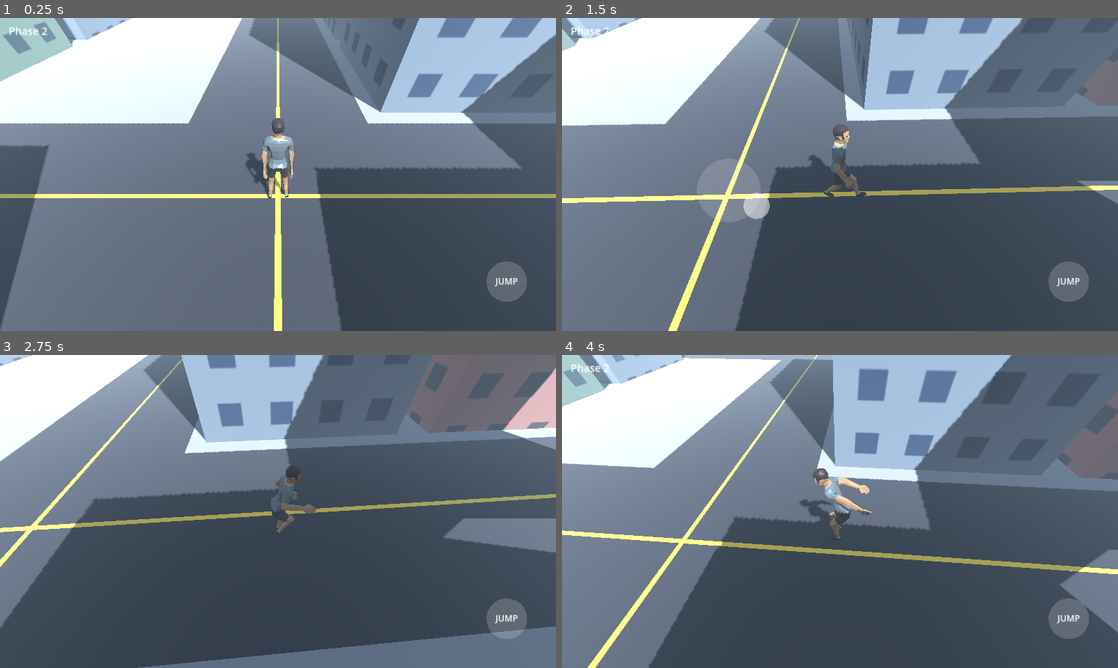
Above: before the commit, frames 1-4 (two rows, left to right).
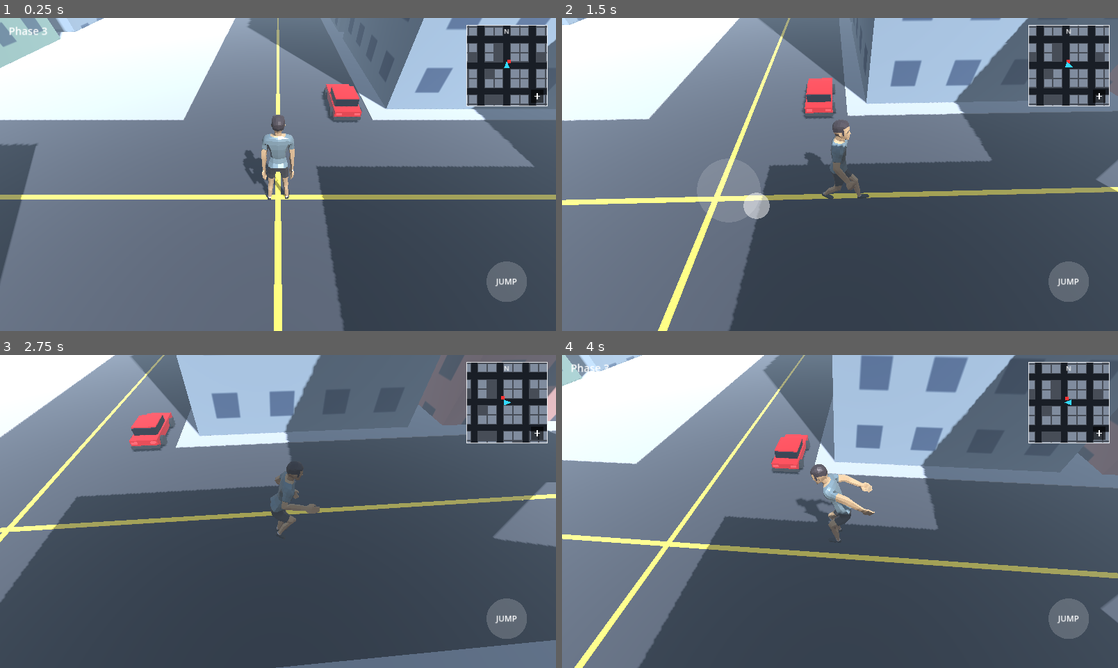
Above: after the commit, the same moments.

Repository: eab71334-web/Bulletstorm
Game: Godot game, scene res://game/main.tscn
Same seed, same stepped clock (60 frames per second), same inputs: the game is played once before the commit and once after it.
Inputs (mouse positions are in pixels of both pictures, inside the frame that each line leads up to):
- Up to frame 1 (0.25 s): no input
- Up to frame 2 (1.5 s): tap Enter (ui_accept) at 0.5, 0.77 s; move the mouse to (962, 158) at 0.52 s; hold Right (ui_right) 0.53-1.25 s; click (962, 158) at 0.67 s; drag from (728, 190) to (812, 237) at 1.27 s
- Up to frame 3 (2.75 s): move the mouse to (333, 442) at 2.02 s; hold Right (ui_right) from 2.03 s (still down); click (333, 442) at 2.17 s
- Up to frame 4 (4 s): release Right (ui_right) at 2.75 s; drag from (812, 574) to (673, 464) at 2.77 s; move the mouse to (1006, 558) at 3.52 s; hold Left (ui_left) from 3.53 s (still down); click (1006, 558) at 3.67 s; tap Enter (ui_accept) at 3.77 s

The runs differ from the first frame. In frame 1, 12% of the frame differs, in the area x 0-100%, y 0-100%; in frame 2, 15%; in frame 3, 18%; in frame 4, 19%.

Commit message:
Update main.gd

Diff:
--- a/game/main.gd
+++ b/game/main.gd
@@ -2,16 +2,31 @@
 
 const GLB_PATH := "res://game/character.glb"
 const GLB_YAW := PI
+const CAR_GLB_PATH := "res://game/car.glb"
+const CAR_GLB_YAW := 0.0
+const CAR_LENGTH := 4.4
+
 const MAX_SPEED := 8.5
 const JUMP_V := 9.0
 const GRAVITY := 25.0
 const RADIUS := 110.0
 const BLOCK := 54.0
 
+const CAR_MAX := 45.0
+const CAR_ACCEL := 16.0
+const CAR_BRAKE := 32.0
+const WHEELBASE := 3.4
+const GAUGE_MAX := 220.0
+const MAP_HALF := 180.0
+
 var player: CharacterBody3D
+var player_col: CollisionShape3D
 var model: Node3D
 var cam: Camera3D
 var ui: Control
+var mini: Control
+var big: Control
+
 var cam_yaw := 0.0
 var cam_pitch := 0.85
 var stick_id := -1
@@ -38,18 +53,77 @@
 var a_jump := ""
 var a_cur := ""
 
+var car: CharacterBody3D
+var car_visual: Node3D
+var car_wheels: Array[Node3D] = []
+var car_speed := 0.0
+var car_steer := 0.0
+var car_accel_s := 0.0
+var in_car := false
+var near_car := false
+
+var map_open := false
+var bld_rects: Array[Rect2] = []
+var block_rects: Array[Rect2] = []
+var dest_set := false
+var dest := Vector2.ZERO
+var route: Array[Vector2] = []
+var route_timer := 0.0
+var astar := AStar2D.new()
+var dest_marker: MeshInstance3D
+var arrived_t := 0.0
+
 
 func _ready() -> void:
 	_build_world()
 	_build_city()
 	_build_player()
+	_build_car()
 	_build_ui()
-
+	_build_marker()
+
+
+# ---------------------------------------------------------------- helpers
 
 func _mat(c: Color) -> StandardMaterial3D:
 	var m := StandardMaterial3D.new()
 	m.albedo_color = c
 	return m
+
+
+func _vp() -> Vector2:
+	return get_viewport().get_visible_rect().size
+
+
+func _jump_center() -> Vector2:
+	return _vp() - Vector2(170, 170)
+
+
+func _act_center() -> Vector2:
+	return _vp() - Vector2(350, 130)
+
+
+func _mini_rect() -> Rect2:
+	var s := _vp()
+	return Rect2(s.x - 310.0, 24.0, 280.0, 280.0)
+
+
+func _big_rect() -> Rect2:
+	var s := _vp()
+	var d := s.y - 48.0
+	return Rect2((s.x - d) / 2.0, 24.0, d, d)
+
+
+func _close_rect() -> Rect2:
+	return Rect2(_vp().x - 280.0, 30.0, 240.0, 90.0)
+
+
+func _clear_rect() -> Rect2:
+	return Rect2(_vp().x - 280.0, 140.0, 240.0, 90.0)
+
+
+func _txt(c: Control, t: String, p: Vector2, size: int, col: Color = Color.WHITE) -> void:
+	c.draw_string(ThemeDB.fallback_font, p + Vector2(-150.0, size * 0.35), t, HORIZONTAL_ALIGNMENT_CENTER, 300, size, col)
 
 
 func _box(pos: Vector3, size: Vector3, mat: Material, solid: bool) -> void:
@@ -74,6 +148,49 @@
 		add_child(mi)
 
 
+func _part(parent: Node3D, mesh: Mesh, pos: Vector3, mat: Material) -> MeshInstance3D:
+	var mi := MeshInstance3D.new()
+	mi.mesh = mesh
+	mi.position = pos
+	mi.material_override = mat
+	parent.add_child(mi)
+	return mi
+
+
+func _boxm(size: Vector3) -> BoxMesh:
+	var b := BoxMesh.new()
+	b.size = size
+	return b
+
+
+func _spherem(r: float) -> SphereMesh:
+	var s := SphereMesh.new()
+	s.radius = r
+	s.height = r * 2.0
+	return s
+
+
+func _limb(parent: Node3D, pivot_pos: Vector3, r: float, h: float, mat: Material) -> Node3D:
+	var pivot := Node3D.new()
+	pivot.position = pivot_pos
+	parent.add_child(pivot)
+	var cm := CapsuleMesh.new()
+	cm.radius = r
+	cm.height = h
+	_part(pivot, cm, Vector3(0, -h / 2.0, 0), mat)
+	return pivot
+
+
+func _nid(ix: int, iz: int) -> int:
+	return (ix + 3) * 7 + (iz + 3)
+
+
+func _node_for(p: Vector2) -> int:
+	return _nid(clampi(roundi(p.x / BLOCK), -3, 3), clampi(roundi(p.y / BLOCK), -3, 3))
+
+
+# ---------------------------------------------------------------- world
+
 func _build_world() -> void:
 	var env := WorldEnvironment.new()
 	var e := Environment.new()
@@ -94,7 +211,7 @@
 	sun.rotation_degrees = Vector3(-50, 30, 0)
 	sun.shadow_enabled = true
 	sun.light_energy = 0.75
-	sun.directional_shadow_max_distance = 120.0
+	sun.directional_shadow_max_distance = 140.0
 	add_child(sun)
 
 	var ground := StaticBody3D.new()
@@ -141,6 +258,7 @@
 		for j in range(-3, 3):
 			var c := Vector3(i * BLOCK + BLOCK / 2.0, 0, j * BLOCK + BLOCK / 2.0)
 			_box(c + Vector3(0, 0.03, 0), Vector3(40, 0.06, 40), walk_mat, false)
+			block_rects.append(Rect2(c.x - 20.0, c.z - 20.0, 40.0, 40.0))
 			for sx in [-10.0, 10.0]:
 				for sz in [-10.0, 10.0]:
 					if rng.randf() < 0.12:
@@ -150,55 +268,52 @@
 						h = rng.randf_range(5.0, 10.0)
 					var bm: StandardMaterial3D = mats[rng.randi() % mats.size()]
 					_box(c + Vector3(sx, h / 2.0, sz), Vector3(17, h, 17), bm, true)
+					bld_rects.append(Rect2(c.x + sx - 8.5, c.z + sz - 8.5, 17.0, 17.0))
 
 	var line_mat := _mat(Color(0.95, 0.8, 0.2))
 	for k in range(-3, 4):
 		_box(Vector3(k * BLOCK, 0.02, 0), Vector3(0.3, 0.02, 340), line_mat, false)
 		_box(Vector3(0, 0.02, k * BLOCK), Vector3(340, 0.02, 0.3), line_mat, false)
 
-
-func _part(parent: Node3D, mesh: Mesh, pos: Vector3, mat: Material) -> MeshInstance3D:
-	var mi := MeshInstance3D.new()
-	mi.mesh = mesh
-	mi.position = pos
-	mi.material_override = mat
-	parent.add_child(mi)
-	return mi
-
-
-func _boxm(size: Vector3) -> BoxMesh:
-	var b := BoxMesh.new()
-	b.size = size
-	return b
-
-
-func _spherem(r: float) -> SphereMesh:
-	var s := SphereMesh.new()
-	s.radius = r
-	s.height = r * 2.0
-	return s
-
-
-func _limb(parent: Node3D, pivot_pos: Vector3, r: float, h: float, mat: Material) -> Node3D:
-	var pivot := Node3D.new()
-	pivot.position = pivot_pos
-	parent.add_child(pivot)
-	var cm := CapsuleMesh.new()
-	cm.radius = r
-	cm.height = h
-	_part(pivot, cm, Vector3(0, -h / 2.0, 0), mat)
-	return pivot
-
+	for ix in range(-3, 4):
+		for iz in range(-3, 4):
+			astar.add_point(_nid(ix, iz), Vector2(ix * BLOCK, iz * BLOCK))
+	for ix in range(-3, 4):
+		for iz in range(-3, 4):
+			if ix < 3:
+				astar.connect_points(_nid(ix, iz), _nid(ix + 1, iz))
+			if iz < 3:
+				astar.connect_points(_nid(ix, iz), _nid(ix, iz + 1))
+
+
+func _build_marker() -> void:
+	dest_marker = MeshInstance3D.new()
+	var cm := CylinderMesh.new()
+	cm.top_radius = 1.2
+	cm.bottom_radius = 1.2
+	cm.height = 120.0
+	dest_marker.mesh = cm
+	var m := StandardMaterial3D.new()
+	m.shading_mode = BaseMaterial3D.SHADING_MODE_UNSHADED
+	m.transparency = BaseMaterial3D.TRANSPARENCY_ALPHA
+	m.albedo_color = Color(1.0, 0.6, 0.1, 0.35)
+	dest_marker.material_override = m
+	dest_marker.cast_shadow = GeometryInstance3D.SHADOW_CASTING_SETTING_OFF
+	dest_marker.visible = false
+	add_child(dest_marker)
+
+
+# ---------------------------------------------------------------- player
 
 func _build_player() -> void:
 	player = CharacterBody3D.new()
-	var col := CollisionShape3D.new()
+	player_col = CollisionShape3D.new()
 	var cap := CapsuleShape3D.new()
 	cap.radius = 0.35
 	cap.height = 1.8
-	col.shape = cap
-	col.position.y = 0.9
-	player.add_child(col)
+	player_col.shape = cap
+	player_col.position.y = 0.9
+	player.add_child(player_col)
 	model = Node3D.new()
 	player.add_child(model)
 	player.position = Vector3(0, 0.1, 0)
@@ -272,6 +387,118 @@
 	return ""
 
 
+# ---------------------------------------------------------------- car
+
+func _build_car() -> void:
+	car = CharacterBody3D.new()
+	var col := CollisionShape3D.new()
+	var bx := BoxShape3D.new()
+	bx.size = Vector3(2.0, 1.3, CAR_LENGTH - 0.4)
+	col.shape = bx
+	col.position.y = 0.75
+	car.add_child(col)
+	car_visual = Node3D.new()
+	car.add_child(car_visual)
+
+	if ResourceLoader.exists(CAR_GLB_PATH):
+		_build_car_glb()
+	else:
+		_build_car_procedural()
+
+	car.position = Vector3(5, 0.1, -9)
+	add_child(car)
+
+
+func _build_car_procedural() -> void:
+	var paint := _mat(Color(0.8, 0.08, 0.08))
+	paint.metallic = 0.6
+	paint.roughness = 0.35
+	var glass := _mat(Color(0.08, 0.1, 0.14))
+	glass.metallic = 0.8
+	glass.roughness = 0.1
+	var dark := _mat(Color(0.05, 0.05, 0.05))
+	var hl := _mat(Color(1, 1, 0.85))
+	hl.emission_enabled = true
+	hl.emission = Color(1, 0.95, 0.7)
+	hl.emission_energy_multiplier = 2.0
+	var tl := _mat(Color(1, 0.1, 0.1))
+	tl.emission_enabled = true
+	tl.emission = Color(1, 0.05, 0.05)
+	tl.emission_energy_multiplier = 1.5
+
+	_part(car_visual, _boxm(Vector3(1.9, 0.55, 4.3)), Vector3(0, 0.62, 0), paint)
+	_part(car_visual, _boxm(Vector3(1.65, 0.5, 2.1)), Vector3(0, 1.14, 0.35), glass)
+	_part(car_visual, _boxm(Vector3(1.7, 0.06, 1.9)), Vector3(0, 1.42, 0.35), paint)
+	_part(car_visual, _boxm(Vector3(1.95, 0.2, 0.2)), Vector3(0, 0.4, -2.15), dark)
+	_part(car_visual, _boxm(Vector3(1.95, 0.2, 0.2)), Vector3(0, 0.4, 2.15), dark)
+	for sx in [-0.65, 0.65]:
+		_part(car_visual, _boxm(Vector3(0.4, 0.15, 0.08)), Vector3(sx, 0.72, -2.16), hl)
+		_part(car_visual, _boxm(Vector3(0.4, 0.15, 0.08)), Vector3(sx, 0.72, 2.16), tl)
+
+	var wpos := [
+		Vector3(-1.0, 0.38, -1.35), Vector3(1.0, 0.38, -1.35),
+		Vector3(-1.0, 0.38, 1.35), Vector3(1.0, 0.38, 1.35)
+	]
+	for wp in wpos:
+		var pivot := Node3D.new()
+		pivot.position = wp
+		car_visual.add_child(pivot)
+		var cyl := CylinderMesh.new()
+		cyl.top_radius = 0.38
+		cyl.bottom_radius = 0.38
+		cyl.height = 0.3
+		var mi := MeshInstance3D.new()
+		mi.mesh = cyl
+		mi.material_override = dark
+		mi.rotation_degrees = Vector3(0, 0, 90)
+		pivot.add_child(mi)
+		car_wheels.append(pivot)
+
+
+func _collect_aabb(n: Node, xf: Transform3D, acc: Array) -> void:
+	var t := xf
+	if n is Node3D:
+		t = xf * (n as Node3D).transform
+	if n is MeshInstance3D:
+		var mi := n as MeshInstance3D
+		if mi.mesh != null:
+			var a: AABB = t * mi.mesh.get_aabb()
+			if acc.is_empty():
+				acc.append(a)
+			else:
+				acc[0] = (acc[0] as AABB).merge(a)
+	for c in n.get_children():
+		_collect_aabb(c, t, acc)
+
+
+func _build_car_glb() -> void:
+	var scn: PackedScene = load(CAR_GLB_PATH)
+	var inst := scn.instantiate() as Node3D
+	var acc: Array = []
+	_collect_aabb(inst, Transform3D.IDENTITY, acc)
+	var holder := Node3D.new()
+	car_visual.add_child(holder)
+	holder.add_child(inst)
+	if acc.is_empty():
+		return
+	var bb: AABB = acc[0]
+	var base_yaw := 0.0
+	var length := bb.size.z
+	if bb.size.x > bb.size.z:
+		base_yaw = PI * 0.5
+		length = bb.size.x
+	var s := CAR_LENGTH / maxf(length, 0.001)
+	inst.position = Vector3(
+		-(bb.position.x + bb.size.x * 0.5),
+		-bb.position.y,
+		-(bb.position.z + bb.size.z * 0.5)
+	)
+	holder.scale = Vector3.ONE * s
+	holder.rotation.y = base_yaw + CAR_GLB_YAW
+
+
+# ---------------------------------------------------------------- UI
+
 func _build_ui() -> void:
 	var layer := CanvasLayer.new()
 	ui = Control.new()
@@ -281,39 +508,289 @@
 	layer.add_child(ui)
 
 	var lbl := Label.new()
-	lbl.text = "Phase 2"
+	lbl.text = "Phase 3"
 	lbl.position = Vector2(30, 20)
 	lbl.add_theme_font_size_override("font_size", 36)
 	layer.add_child(lbl)
+
+	mini = Control.new()
+	mini.mouse_filter = Control.MOUSE_FILTER_IGNORE
+	mini.clip_contents = true
+	mini.draw.connect(_draw_mini)
+	layer.add_child(mini)
+
+	big = Control.new()
+	big.set_anchors_preset(Control.PRESET_FULL_RECT)
+	big.mouse_filter = Control.MOUSE_FILTER_IGNORE
+	big.draw.connect(_draw_big)
+	big.visible = false
+	layer.add_child(big)
+
 	add_child(layer)
 
 
-func _jump_center() -> Vector2:
-	return get_viewport().get_visible_rect().size - Vector2(170, 170)
+func _process(_delta: float) -> void:
+	var r := _mini_rect()
+	mini.position = r.position
+	mini.size = r.size
+	mini.queue_redraw()
+	ui.queue_redraw()
+	if map_open:
+		big.queue_redraw()
+	if arrived_t > 0.0:
+		arrived_t -= _delta
 
 
 func _draw_ui() -> void:
-	if stick_id != -1:
+	if stick_id != -1 and not map_open:
 		ui.draw_circle(stick_origin, RADIUS, Color(1, 1, 1, 0.15))
 		ui.draw_circle(stick_origin + stick_vec * RADIUS, 45.0, Color(1, 1, 1, 0.5))
+
 	var jc := _jump_center()
 	var a := 0.4 if jump_id != -1 else 0.18
 	ui.draw_circle(jc, 70.0, Color(1, 1, 1, a))
-	ui.draw_string(ThemeDB.fallback_font, jc + Vector2(-60, 10), "JUMP", HORIZONTAL_ALIGNMENT_CENTER, 120, 30)
+	_txt(ui, "BRAKE" if in_car else "JUMP", jc, 28)
+
+	if in_car or near_car:
+		var ac := _act_center()
+		ui.draw_circle(ac, 70.0, Color(0.2, 0.7, 1.0, 0.4))
+		_txt(ui, "EXIT" if in_car else "ENTER", ac, 28)
+
+	if in_car:
+		_draw_gauge()
+
+	var mr := _mini_rect()
+	if dest_set:
+		_txt(ui, "%d m" % int(_route_len()), Vector2(mr.position.x + mr.size.x * 0.5, mr.end.y + 28.0), 30, Color(1, 0.8, 0.2))
+	if arrived_t > 0.0:
+		_txt(ui, "ARRIVED", Vector2(_vp().x * 0.5, 120.0), 60, Color(0.4, 1, 0.5))
+
+
+func _draw_gauge() -> void:
+	var s := _vp()
+	var c := Vector2(s.x * 0.5, s.y - 160.0)
+	var r := 130.0
+	var kmh := absf(car_speed) * 3.6
+	var ratio := clampf(kmh / GAUGE_MAX, 0.0, 1.0)
+	var a0 := deg_to_rad(135.0)
+	var sweep := deg_to_rad(270.0)
+
+	ui.draw_circle(c, r + 16.0, Color(0.03, 0.04, 0.06, 0.75))
+	ui.draw_arc(c, r, a0, a0 + sweep, 64, Color(1, 1, 1, 0.18), 10.0, true)
+	ui.draw_arc(c, r, a0 + sweep * 0.82, a0 + sweep, 24, Color(0.9, 0.15, 0.15, 0.55), 10.0, true)
+	var col := Color(0.2, 0.85, 1.0).lerp(Color(1.0, 0.25, 0.2), clampf((ratio - 0.55) / 0.45, 0.0, 1.0))
+	if ratio > 0.005:
+		ui.draw_arc(c, r, a0, a0 + sweep * ratio, 64, col, 10.0, true)
+
+	for i in range(0, 12):
+		var f := float(i) / 11.0
+		var ang := a0 + sweep * f
+		var dir := Vector2(cos(ang), sin(ang))
+		ui.draw_line(c + dir * (r - 28.0), c + dir * (r - 8.0), Color(1, 1, 1, 0.9), 3.0, true)
+		if i % 2 == 0:
+			_txt(ui, str(i * 20), c + dir * (r - 50.0), 20, Color(1, 1, 1, 0.85))
+		if i < 11:
+			var ang2 := a0 + sweep * ((float(i) + 0.5) / 11.0)
+			var d2 := Vector2(cos(ang2), sin(ang2))
+			ui.draw_line(c + d2 * (r - 18.0), c + d2 * (r - 8.0), Color(1, 1, 1, 0.5), 2.0, true)
+
+	var na := a0 + sweep * ratio
+	var nd := Vector2(cos(na), sin(na))
+	ui.draw_line(c - nd * 14.0, c + nd * (r - 20.0), Color(1, 0.3, 0.2), 5.0, true)
+	ui.draw_circle(c, 14.0, Color(0.15, 0.15, 0.18))
+	ui.draw_circle(c, 7.0, Color(1, 0.3, 0.2))
+
+	var g := "N"
+	var gc := Color(1, 1, 1, 0.6)
+	if car_speed > 0.8:
+		g = "D"
+		gc = Color(0.3, 1, 0.5)
+	elif car_speed < -0.8:
+		g = "R"
+		gc = Color(1, 0.6, 0.2)
+	_txt(ui, g, c + Vector2(0, -48), 36, gc)
+	_txt(ui, str(int(kmh)), c + Vector2(0, 56), 58)
+	_txt(ui, "KM/H", c + Vector2(0, 96), 20, Color(1, 1, 1, 0.6))
+
+
+func _draw_map_content(c: Control, origin: Vector2, w_off: Vector2, sc: float, k: float, bounds: Rect2) -> void:
+	for r in block_rects:
+		c.draw_rect(Rect2(origin + (r.position + w_off) * sc, r.size * sc), Color(0.28, 0.3, 0.34))
+	for r in bld_rects:
+		c.draw_rect(Rect2(origin + (r.position + w_off) * sc, r.size * sc), Color(0.5, 0.55, 0.62))
+
+	if route.size() >= 2:
+		var pts := PackedVector2Array()
+		for v in route:
+			pts.append(origin + (v + w_off) * sc)
+		c.draw_polyline(pts, Color(1.0, 0.78, 0.15), 4.0 * k, true)
+
+	if dest_set:
+		var dp := origin + (dest + w_off) * sc
+		dp = Vector2(
+			clampf(dp.x, bounds.position.x + 12.0, bounds.end.x - 12.0),
+			clampf(dp.y, bounds.position.y + 12.0, bounds.end.y - 12.0)
+		)
+		c.draw_circle(dp, 10.0 * k, Color(1, 0.3, 0.2))
+		c.draw_circle(dp, 4.0 * k, Color.WHITE)
+
+	if not in_car:
+		var cp := origin + (Vector2(car.position.x, car.position.z) + w_off) * sc
+		c.draw_rect(Rect2(cp - Vector2(6, 6) * k, Vector2(12, 12) * k), Color(1, 0.2, 0.2))
+
+	var p3 := car.position if in_car else player.position
+	var pp := origin + (Vector2(p3.x, p3.z) + w_off) * sc
+	var yaw := car.rotation.y if in_car else model.rotation.y
+	var d := Vector2(-sin(yaw), -cos(yaw))
+	var perp := Vector2(-d.y, d.x)
+	var tri := PackedVector2Array([
+		pp + d * 16.0 * k,
+		pp - d * 10.0 * k + perp * 10.0 * k,
+		pp - d * 10.0 * k - perp * 10.0 * k
+	])
+	c.draw_colored_polygon(tri, Color(0.2, 0.85, 1.0))
+
+
+func _draw_mini() -> void:
+	var sz := mini.size
+	var ctr := sz * 0.5
+	var p3 := car.position if in_car else player.position
+	var ppos := Vector2(p3.x, p3.z)
+	var sc := sz.x / 170.0
+	mini.draw_rect(Rect2(Vector2.ZERO, sz), Color(0.1, 0.12, 0.15))
+	_draw_map_content(mini, ctr, -ppos, sc, 1.0, Rect2(Vector2.ZERO, sz))
+	mini.draw_rect(Rect2(Vector2.ZERO, sz), Color(1, 1, 1, 0.85), false, 4.0)
+	_txt(mini, "N", Vector2(sz.x * 0.5, 22.0), 24)
+	var ic := Vector2(sz.x - 34.0, sz.y - 34.0)
+	mini.draw_rect(Rect2(ic - Vector2(22, 22), Vector2(44, 44)), Color(0, 0, 0, 0.6))
+	mini.draw_line(ic + Vector2(-10, 0), ic + Vector2(10, 0), Color.WHITE, 4.0)
+	mini.draw_line(ic + Vector2(0, -10), ic + Vector2(0, 10), Color.WHITE, 4.0)
+
+
+func _draw_big() -> void:
+	var s := _vp()
+	var br := _big_rect()
+	var sc := br.size.x / (MAP_HALF * 2.0)
+	big.draw_rect(Rect2(Vector2.ZERO, s), Color(0, 0, 0, 0.82))
+	big.draw_rect(br, Color(0.1, 0.12, 0.15))
+	_draw_map_content(big, br.position, Vector2(MAP_HALF, MAP_HALF), sc, 1.7, br)
+	big.draw_rect(br, Color(1, 1, 1, 0.9), false, 4.0)
+
+	var cr := _close_rect()
+	big.draw_rect(cr, Color(0.8, 0.2, 0.2, 0.9))
+	_txt(big, "CLOSE", cr.position + cr.size * 0.5, 36)
+	var kr := _clear_rect()
+	big.draw_rect(kr, Color(0.25, 0.3, 0.4, 0.9))
+	_txt(big, "CLEAR", kr.position + kr.size * 0.5, 36)
+
+	var lx := br.position.x * 0.5
+	_txt(big, "TAP THE MAP", Vector2(lx, 200.0), 40)
+	_txt(big, "TO PICK A DESTINATION", Vector2(lx, 250.0), 28, Color(1, 1, 1, 0.7))
+	if dest_set:
+		_txt(big, "%d m" % int(_route_len()), Vector2(lx, 340.0), 64, Color(1, 0.8, 0.2))
+
+
+# ---------------------------------------------------------------- map logic
+
+func _set_map(open: bool) -> void:
+	map_open = open
+	big.visible = open
+	if open:
+		stick_id = -1
+		stick_vec = Vector2.ZERO
+		look_id = -1
+		jump_id = -1
+
+
+func _set_dest(w: Vector2) -> void:
+	dest = Vector2(clampf(w.x, -MAP_HALF, MAP_HALF), clampf(w.y, -MAP_HALF, MAP_HALF))
+	dest_set = true
+	dest_marker.position = Vector3(dest.x, 60.0, dest.y)
+	dest_marker.visible = true
+	_update_route()
+
+
+func _clear_route() -> void:
+	dest_set = false
+	route.clear()
+	dest_marker.visible = false
+
+
+func _update_route() -> void:
+	if not dest_set:
+		return
+	var p3 := car.position if in_car else player.position
+	var p := Vector2(p3.x, p3.z)
+	var path := astar.get_point_path(_node_for(p), _node_for(dest))
+	route.clear()
+	route.append(p)
+	var start_i := 0
+	if path.size() >= 2:
+		var seg := path[1] - path[0]
+		var t := (p - path[0]).dot(seg) / seg.length_squared()
+		if t > 0.0 and t < 1.0 and (path[0] + seg * t).distance_to(p) < 9.0:
+			start_i = 1
+	for i in range(start_i, path.size()):
+		route.append(path[i])
+	route.append(dest)
+
+
+func _route_len() -> float:
+	var total := 0.0
+	for i in range(route.size() - 1):
+		total += route[i].distance_to(route[i + 1])
+	return total
+
+
+# ---------------------------------------------------------------- input
+
+func _toggle_car() -> void:
+	if in_car:
+		in_car = false
+		player.position = car.position + car.global_transform.basis.x * 2.6 + Vector3(0, 0.3, 0)
+		player.velocity = Vector3.ZERO
+		player.visible = true
+		player_col.set_deferred("disabled", false)
+		model.rotation.y = car.rotation.y
+		cam_pitch = 0.85
+	else:
+		in_car = true
+		player.visible = false
+		player_col.set_deferred("disabled", true)
+		cam_pitch = 0.5
+		cam_yaw = car.rotation.y
 
 
 func _input(event: InputEvent) -> void:
-	var half := get_viewport().get_visible_rect().size.x * 0.5
+	var half := _vp().x * 0.5
 	if event is InputEventScreenTouch:
+		var p: Vector2 = event.position
 		if event.pressed:
-			if event.position.distance_to(_jump_center()) < 100.0:
+			if map_open:
+				if _close_rect().has_point(p):
+					_set_map(false)
+				elif _clear_rect().has_point(p):
+					_clear_route()
+				elif _big_rect().has_point(p):
+					var sc := _big_rect().size.x / (MAP_HALF * 2.0)
+					_set_dest((p - _big_rect().position) / sc - Vector2(MAP_HALF, MAP_HALF))
+				return
+			if _mini_rect().has_point(p):
+				_set_map(true)
+				return
+			if (in_car or near_car) and p.distance_to(_act_center()) < 95.0:
+				_toggle_car()
+				return
+			if p.distance_to(_jump_center()) < 100.0:
 				jump_id = event.index
-				want_jump = true
-			elif event.position.x < half and stick_id == -1:
+				if not in_car:
+					want_jump = true
+				return
+			if p.x < half and stick_id == -1:
 				stick_id = event.index
-				stick_origin = event.position
+				stick_origin = p
 				stick_vec = Vector2.ZERO
-			elif event.position.x >= half and look_id == -1:
+			elif p.x >= half and look_id == -1:
 				look_id = event.index
 		else:
 			if event.index == stick_id:
@@ -323,21 +800,46 @@
 				look_id = -1
 			elif event.index == jump_id:
 				jump_id = -1
-		ui.queue_redraw()
 	elif event is InputEventScreenDrag:
+		if map_open:
+			return
 		if event.index == stick_id:
 			stick_vec = (event.position - stick_origin).limit_length(RADIUS) / RADIUS
 		elif event.index == look_id:
 			cam_yaw -= event.relative.x * 0.005
-			cam_pitch = clampf(cam_pitch + event.relative.y * 0.004, 0.25, 1.35)
-		ui.queue_redraw()
-
+			cam_pitch = clampf(cam_pitch + event.relative.y * 0.004, 0.2, 1.35)
+
+
+# ---------------------------------------------------------------- physics
 
 func _physics_process(delta: float) -> void:
 	time += delta
 	var input := stick_vec
 	if input == Vector2.ZERO:
 		input = Input.get_vector("ui_left", "ui_right", "ui_up", "ui_down")
+
+	near_car = (not in_car) and player.position.distance_to(car.position) < 5.0
+
+	if in_car:
+		_drive(delta, input, true, jump_id != -1)
+		player.position = car.position
+	else:
+		_drive(delta, Vector2.ZERO, false, true)
+		_walk(delta, input)
+
+	_update_camera(delta)
+
+	route_timer += delta
+	if dest_set and route_timer > 0.4:
+		route_timer = 0.0
+		_update_route()
+		var p3 := car.position if in_car else player.position
+		if Vector2(p3.x, p3.z).distance_to(dest) < 10.0:
+			_clear_route()
+			arrived_t = 3.0
+
+
+func _walk(delta: float, input: Vector2) -> void:
 	var mag := minf(input.length(), 1.0)
 	var dir := Vector3(input.x, 0, input.y).rotated(Vector3.UP, cam_yaw)
 
@@ -366,11 +868,81 @@
 
 	_animate(delta, player.is_on_floor())
 
-	var tgt := player.position + Vector3(0, 1.8, 0)
-	var off := Vector3(0, 0, 10).rotated(Vector3.RIGHT, -cam_pitch).rotated(Vector3.UP, cam_yaw)
-	cam.position = cam.position.lerp(tgt + off, 1.0 - exp(-14.0 * delta))
+
+func _drive(delta: float, input: Vector2, driven: bool, handbrake: bool) -> void:
+	var prev_speed := car_speed
+	var ratio := clampf(absf(car_speed) / CAR_MAX, 0.0, 1.0)
+	var throttle := -input.y if driven else 0.0
+	var steer_in := input.x if driven else 0.0
+	steer_in = steer_in * 0.6 + steer_in * absf(steer_in) * 0.4
+
+	if throttle > 0.05:
+		if car_speed < -0.5:
+			car_speed = move_toward(car_speed, 0.0, CAR_BRAKE * delta)
+		else:
+			car_speed += CAR_ACCEL * throttle * (1.0 - ratio * ratio) * delta
+	elif throttle < -0.05:
+		if car_speed > 0.5:
+			car_speed = move_toward(car_speed, 0.0, CAR_BRAKE * (-throttle) * delta)
+		else:
+			car_speed = move_toward(car_speed, -12.0 * (-throttle), 8.0 * delta)
+	else:
+		car_speed = move_toward(car_speed, 0.0, 5.0 * delta)
+
+	if handbrake:
+		car_speed = move_toward(car_speed, 0.0, (28.0 if driven else 14.0) * delta)
+	car_speed = clampf(car_speed, -14.0, CAR_MAX)
+
+	var max_steer := lerpf(0.55, 0.09, pow(ratio, 0.6))
+	car_steer = lerpf(car_steer, steer_in * max_steer, 1.0 - exp(-10.0 * delta))
+	var rot_rate := car_speed / WHEELBASE * tan(car_steer)
+	if handbrake and driven and absf(car_speed) > 8.0:
+		rot_rate *= 1.6
+	car.rotation.y -= rot_rate * delta
+
+	var f := -car.global_transform.basis.z
+	car.velocity.x = f.x * car_speed
+	car.velocity.z = f.z * car_speed
+	if car.is_on_floor():
+		car.velocity.y = -1.0
+	else:
+		car.velocity.y -= GRAVITY * delta
+	car.move_and_slide()
+	car_speed = car.velocity.dot(f)
+
+	var accel := (car_speed - prev_speed) / maxf(delta, 0.0001)
+	car_accel_s = lerpf(car_accel_s, clampf(accel, -30.0, 30.0), 1.0 - exp(-6.0 * delta))
+	car_visual.rotation.x = car_accel_s * 0.0035
+	car_visual.rotation.z = lerpf(car_visual.rotation.z, car_steer * ratio * 0.25, 1.0 - exp(-8.0 * delta))
+
+	for i in car_wheels.size():
+		var w := car_wheels[i]
+		w.rotation.x = fmod(w.rotation.x - car_speed * delta / 0.38, TAU)
+		if i < 2:
+			w.rotation.y = -car_steer
+
+
+func _update_camera(delta: float) -> void:
+	var ratio := clampf(absf(car_speed) / CAR_MAX, 0.0, 1.0)
+	var base := car.position if in_car else player.position
+	var dist := 10.0
+	var h := 1.8
+	var follow := 14.0
+	if in_car:
+		dist = 12.0 + ratio * 2.0
+		h = 1.6
+		follow = 18.0
+		if look_id == -1:
+			cam_yaw = lerp_angle(cam_yaw, car.rotation.y, 1.0 - exp(-2.5 * delta))
+	var tgt := base + Vector3(0, h, 0)
+	var off := Vector3(0, 0, dist).rotated(Vector3.RIGHT, -cam_pitch).rotated(Vector3.UP, cam_yaw)
+	cam.position = cam.position.lerp(tgt + off, 1.0 - exp(-follow * delta))
 	cam.look_at(tgt)
-
+	var fov_t := 70.0 + (14.0 * ratio if in_car else 0.0)
+	cam.fov = lerpf(cam.fov, fov_t, 1.0 - exp(-4.0 * delta))
+
+
+# ---------------------------------------------------------------- animation
 
 func _animate(delta: float, on_floor: bool) -> void:
 	if anim_player != null:
